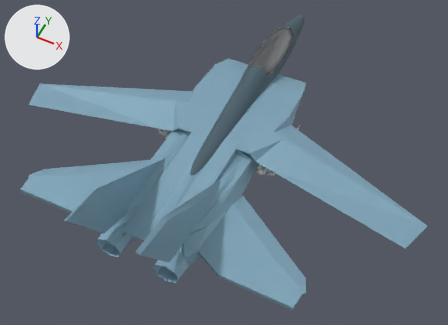
One commit to the Blender file tomucat.blend: the scene before it, then after it.
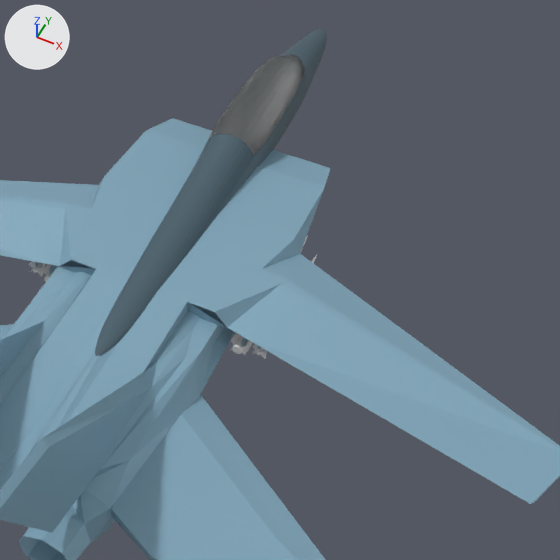
Each version appears first whole from a 50 mm camera at (213.0, -385.0, 445.0) aimed at (32.0, -23.0, -8.0), and next in a close-up on the part from 32% to 94% of the width and 0% to 85% of the height. The axes (+X, +Y, +Z) are drawn at upper left. The lights are the same throughout.

Before the edit, the objects in view are built like this:
```python
ob_atama = bpy.data.objects.new('atama', me_cube_006)
ob_atama.location = (10.2, 125.3, 55.1)
ob_atama.scale = (27.4, 44.7, 33.2)
ob_body = bpy.data.objects.new('Body', me_cube_008)
ob_body.location = (19.0, 101.5, 8.4)
ob_body.rotation_euler = (-0.0282, 0.000595, 0.0211)  # degrees (-1.6, 0, 1.2)
ob_body.scale = (14.6, 14.6, 14.6)
ob_cube_001 = bpy.data.objects.new('Cube.001', me_cube_004)
ob_cube_001.location = (20.0, 83.5, 16.2)
ob_cube_001.scale = (28.3, 19.2, 16.2)
# also in view: 'Cube.002' at (17.0, -53.0, 29.0)
```
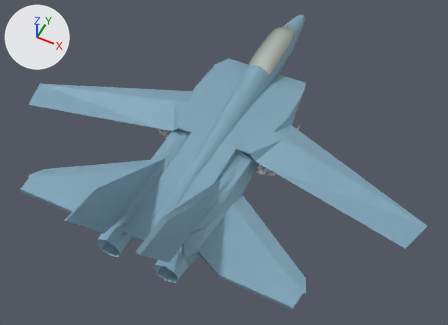
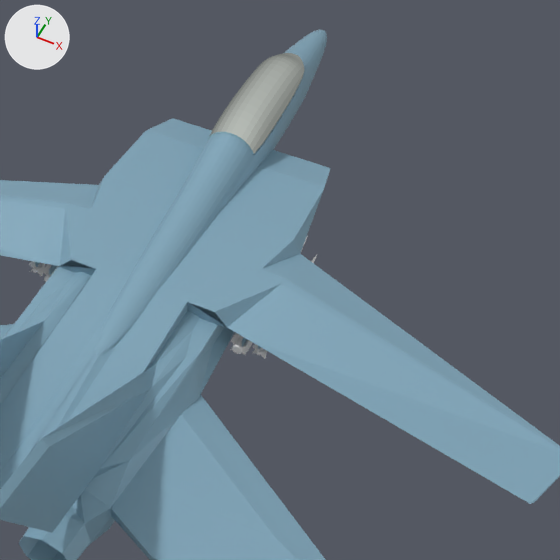
Scene script edits in JSON lines:
```json
{"block": "mat_material_004", "where": "n1 = _N.new('ShaderNodeBsdfGlass'); n1.name = 'Glass BSDF'"}
{"op": "remove", "block": "mat_material_004", "code": "n1.inputs[1].default_value = 0.5  # 'Roughness'"}
{"op": "set", "path": "n1.inputs[2].default_value", "old": "1.45", "new": "0.0", "note": "'IOR'"}
{"op": "set", "path": "mat_material_003.base_color", "old": "(0.0727, 0.121, 0.152)", "new": "(0.227, 0.389, 0.497)", "note": "dark blue #4c626d -> blue #83a8bb"}
{"op": "set", "path": "ob_atama.location", "old": "(10.2, 125.3, 55.1)", "new": "(10.2, 125.3, 56.3)"}
```

Pixel boxes [x1, y1, x2, y2] of what changed, in the close-ups (560 x 560 px):
```json
{"object": "Body", "change": "recoloured", "before": [95, 29, 327, 356], "after": [95, 29, 327, 356]}
{"object": "atama", "change": "surface changed, moved", "before": [209, 55, 304, 155], "after": [208, 53, 304, 154]}
```
